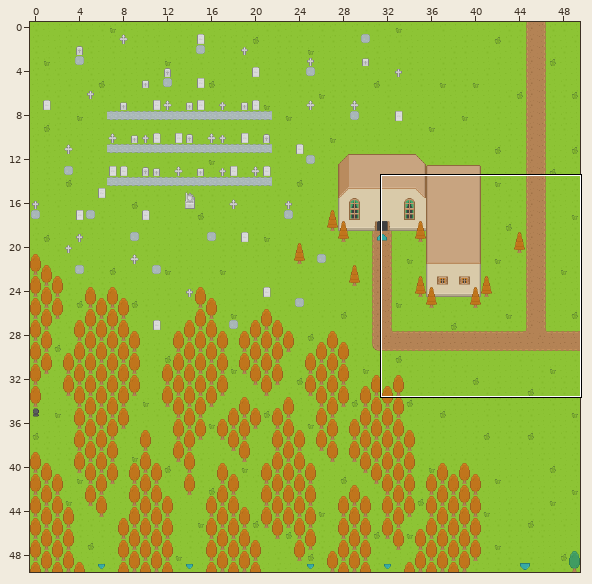
Two versions of a level (Tiled map (JSON), client/maps/The Graveyard.json). Above, an overview of the earlier version with the close-up marked.
Close-up. Before:
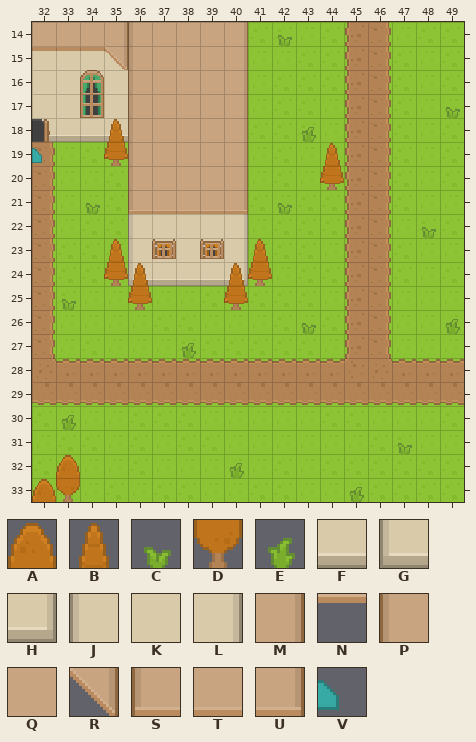
Cells are 16x16 px. Shown: x 32..49, y 14..33. The commit also changed other parts of the map, which this record leaves out.
Key: from "roguelikeSheet": A 874, B 877, C 882, D 960, E 968, F 1303, G 1304, H 1306, J 1307, K 1308, L 1309, M 1927, N 1928, P 1930, Q 1931, R 2013, S 2016, T 2017, U 2018, V 2473.
_ is an empty cell, # one hidden under a higher layer.
Layers that did not change in this view are not listed.
Layer "Deco0" before, first column x 32:
14 #########_C_______
15 KKKK#####_________
16 KKKK#####_________
17 KK#K#####________C
18 FFFF_####__E______
19 V___#####_________
20 ____#####_________
21 __C_#####_C_______
22 ____JKKKL_______C_
23 ____JKKKL_________
24 ____GFFFH_________
25 _C________________
26 ___________C_____E
27 ______E___________
28 __________________
29 __________________
30 _E________________
31 _______________C__
32 ________E_________
33 _D___________E____
Layer "Above0" before, first column x 32:
14 QQQMPQQQM_________
15 NNNRPQQQM_________
16 ____PQQQM_________
17 ____PQQQM_________
18 ____PQQQM_________
19 ____PQQQM___B_____
20 ____PQQQM_________
21 ____STTTU_________
22 __________________
23 ___B_____B________
24 __________________
25 __________________
26 __________________
27 __________________
28 __________________
29 __________________
30 __________________
31 __________________
32 _A________________
33 A_________________
And afterwards:
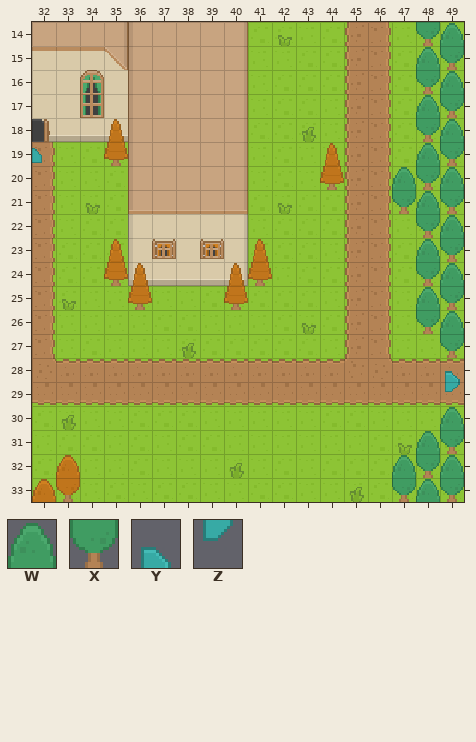
Further tiles: from "roguelikeSheet": W 875, X 961, Y 2475, Z 2561.
From old to new:
Layer "Deco0":
The edit turns tile E into tile W in row 26 at x 49.
There is now tile W in row 14 at x 49; in row 15 at x 48; in row 16 at x 49; in row 17 at x 48; in row 18 at x 49; in row 19 at x 48.
There is now tile W in row 20 at x 47 and 49; in row 21 at x 48; in row 22 at x 49; in row 23 at x 48; in row 24 at x 49; in row 25 at x 48.
There is now tile W in row 32 at x 49; in row 33 at x 48.
The edit turns tile C into tile X in row 17 at x 49; in row 22 at x 48.
There is now tile X in row 14 at x 48; in row 15 at x 49; in row 16 at x 48; in row 18 at x 48; in row 19 at x 49; in row 20 at x 48.
There is now tile X in row 21 at x 47 and 49; in row 23 at x 49; in row 24 at x 48; in row 25 at x 49; in row 26 at x 48; in row 27 at x 49.
There is now tile X in row 31 at x 49; in row 32 at x 48; in row 33 at x 47 and 49.
There is now tile Y in row 28 at x 49.
There is now tile Z in row 29 at x 49.
Layer "Above0":
There is now tile W in row 30 at x 49; in row 31 at x 48; in row 32 at x 47.
Pixel boxes of the changes (left, top, right, bottom) in both close-ups:
changed: (392, 22, 464, 502)
